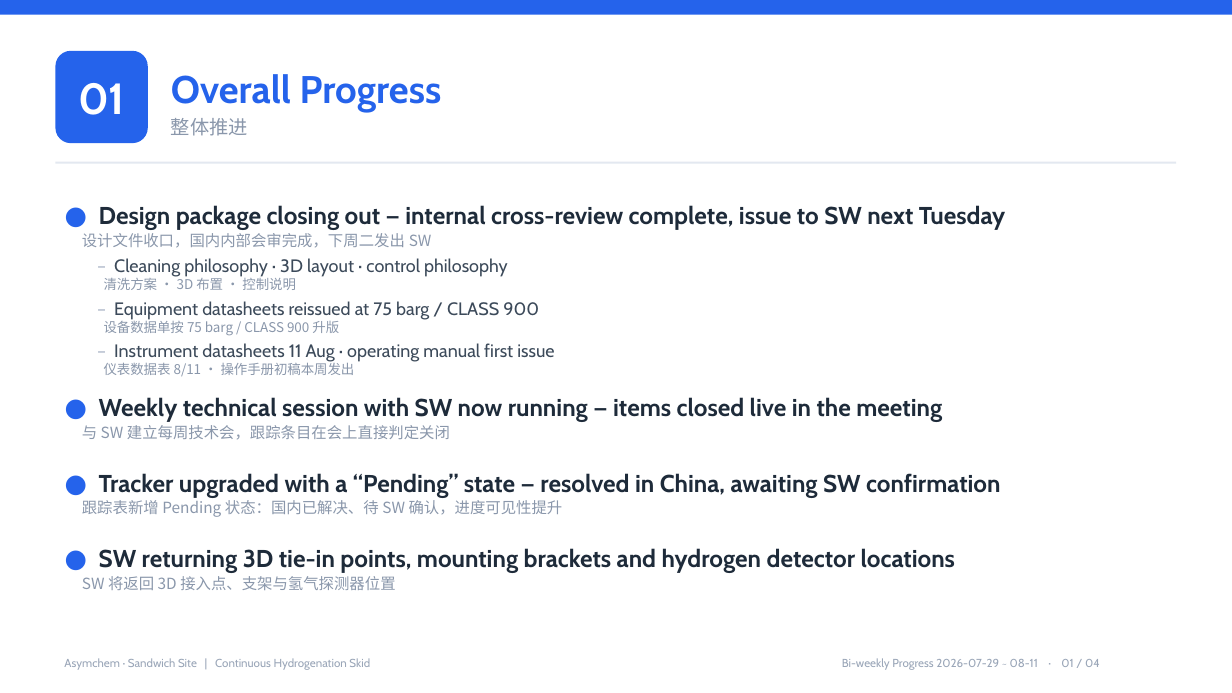
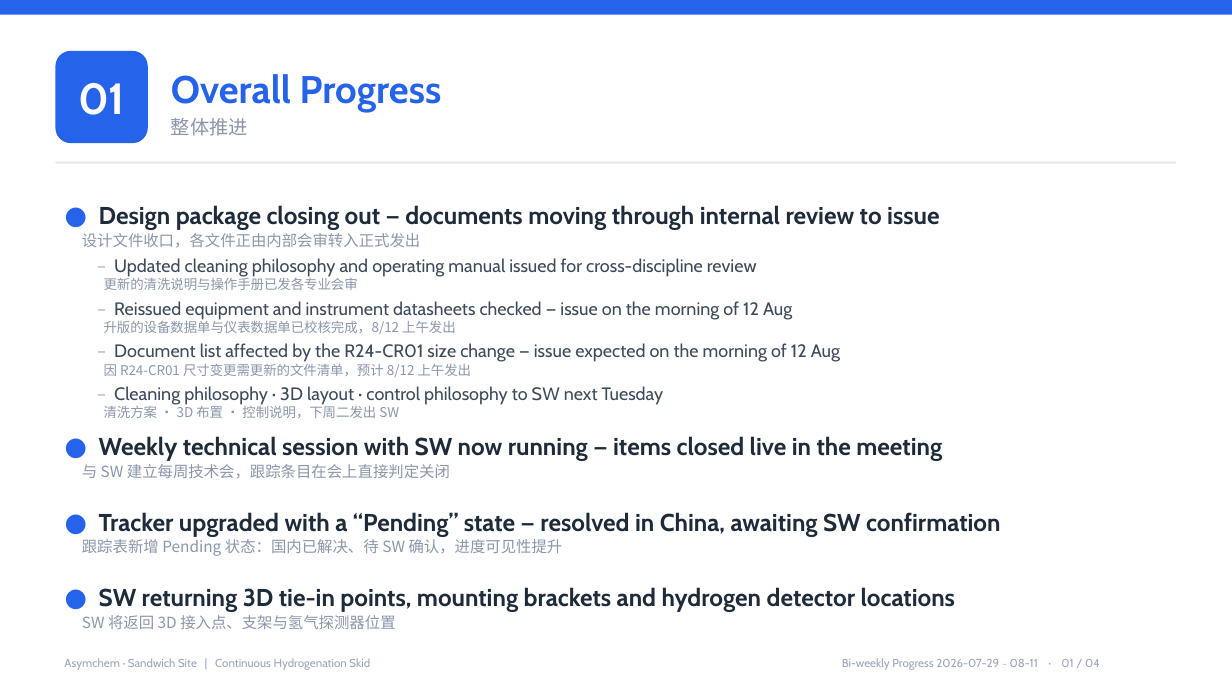
Before and after one commit to peterli0913/FlowHydro, a slide deck: slide 1 of Progress_Report_0811.pptx. Drawn at 1232x693 pixels with LibreOffice and Linux fonts; fonts in the diff are those of the drawing. Boxes give left, top, right and bottom in pixels: in the first picture for what was removed or moved away, otherwise in the second. Text is boxed around its words. In the diff, an @@ line names an element or a change of style, - is before the commit and + after.

```diff
--- a/Progress_Report_0811.pptx
+++ b/Progress_Report_0811.pptx
@@ text at (x1=82, y1=205, x2=939, y2=418): text changed @@
-● Design package closing out — internal cross-review complete, issue to SW next Tuesday
-设计文件收口，国内内部会审完成，下周二发出 SW
-– Cleaning philosophy · 3D layout · control philosophy
-清洗方案 · 3D 布置 · 控制说明
-– Equipment datasheets reissued at 75 barg / CLASS 900
-设备数据单按 75 barg / CLASS 900 升版
-– Instrument datasheets 11 Aug · operating manual first issue
-仪表数据表 8/11 · 操作手册初稿本周发出
+● Design package closing out — documents moving through internal review to issue
+设计文件收口，各文件正由内部会审转入正式发出
+– Updated cleaning philosophy and operating manual issued for cross-discipline review
+更新的清洗说明与操作手册已发各专业会审
+– Reissued equipment and instrument datasheets checked — issue on the morning of 12 Aug
+升版的设备数据单与仪表数据单已校核完成，8/12 上午发出
+– Document list affected by the R24-CR01 size change — issue expected on the morning of 12 Aug
+因 R24-CR01 尺寸变更需更新的文件清单，预计 8/12 上午发出
+– Cleaning philosophy · 3D layout · control philosophy to SW next Tuesday
+清洗方案 · 3D 布置 · 控制说明，下周二发出 SW
@@ 3 texts moved together from (x1=82, y1=397, x2=1000, y2=590) to (x1=82, y1=436, x2=1000, y2=629) @@
```
Also in this commit, not shown: 1 other file.
